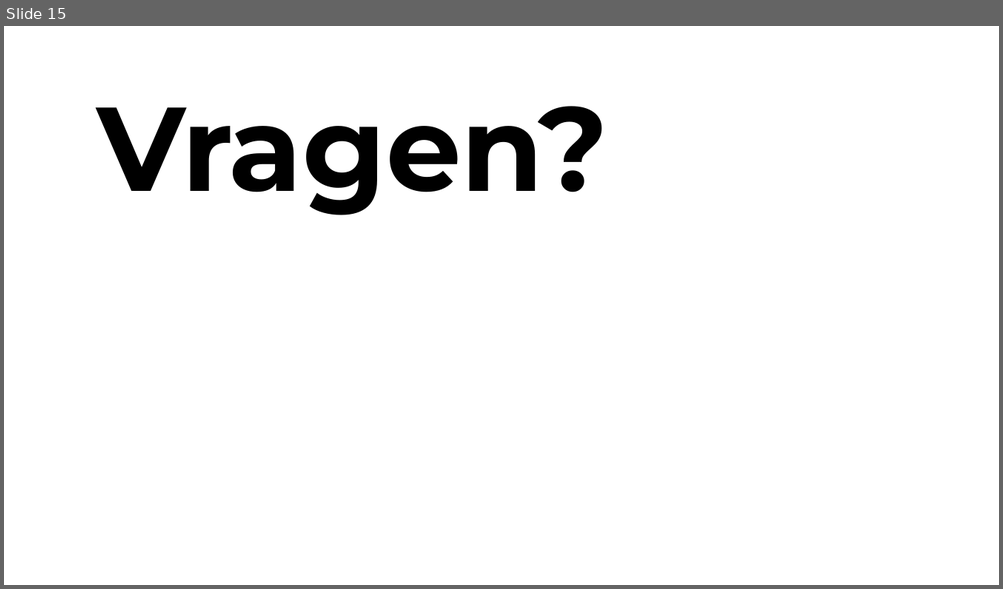
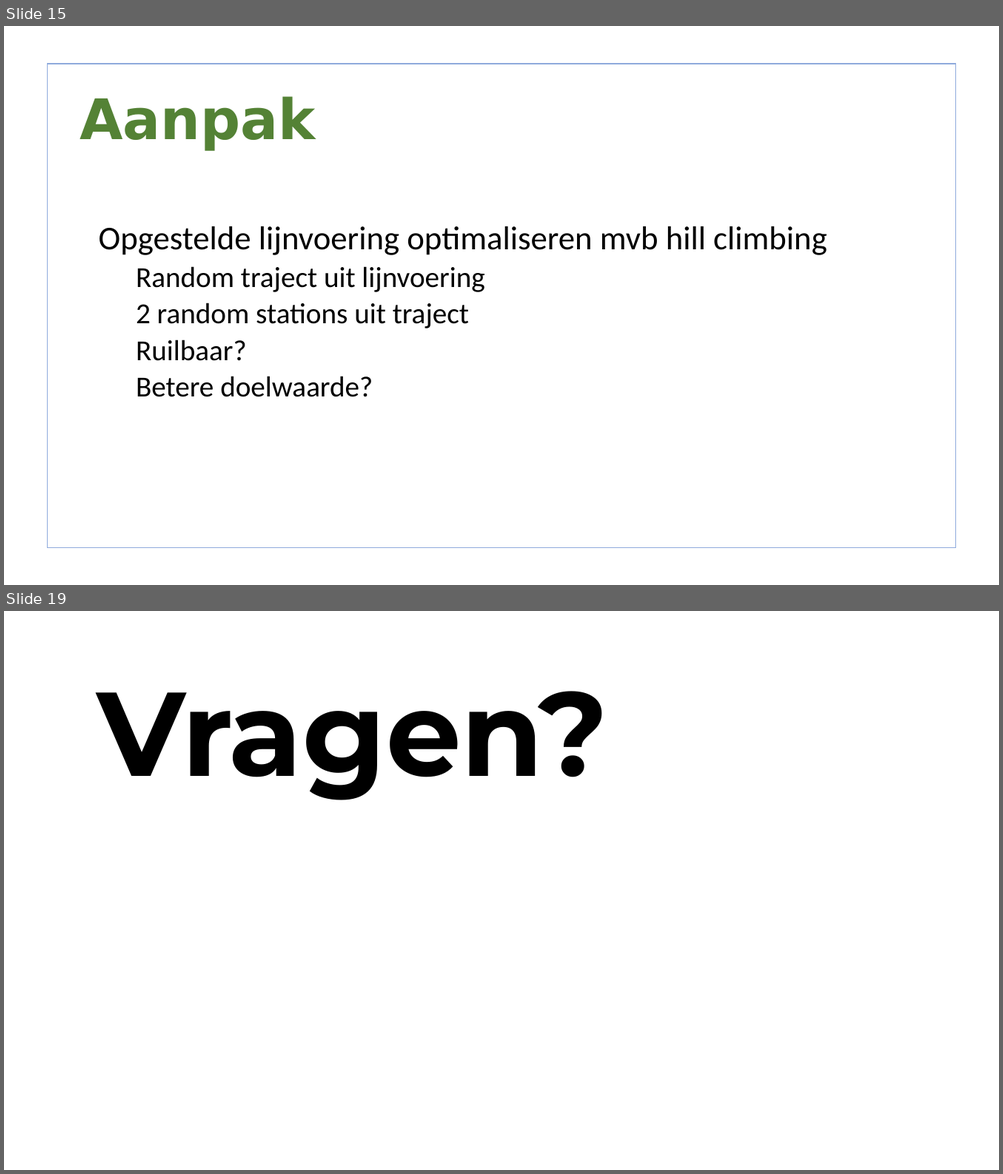
Before and after one commit to lisa259/RailNL, a slide deck: presentaties/Presentation 2.odp. Shown one above the other, each under a label of ours: slide 15 before the commit, slides 15 and 19 after it; the slides between them are not shown. The pictures are 1003x589 and 1003x1174 pixels, drawn with LibreOffice and Linux fonts; fonts in the diff are those of the drawing; background and template pictures are left out. Boxes give left, top, right and bottom in pixels: in the first picture for what was removed or moved away, otherwise in the second. Text is boxed around its words. In the diff, an @@ line names an element or a change of style, - is before the commit and + after.

```diff
--- a/presentaties/Presentation 2.odp
+++ b/presentaties/Presentation 2.odp
@@ slide 15 added at [4,26,999,585], background picture (left out) @@
@@ freeform shape added at [47,64,956,548], fill #FFFFFF, outline #8FAADC 0.99 pt @@
@@ title added at [79,96,315,151], 54 pt, text #548235, bold @@
+Aanpak
@@ text added at [99,227,827,397], 28 pt, text #000000 @@
+• Opgestelde lijnvoering optimaliseren mvb hill climbing
+  • Random traject uit lijnvoering
+  • 2 random stations uit traject
+  • Ruilbaar?
+  • Betere doelwaarde?
@@ what was slide 15 is now slide 19 @@
```
Also in this commit, not shown: 3 slides changed, 14 other slides added, 11 slides removed, 4 other files.
